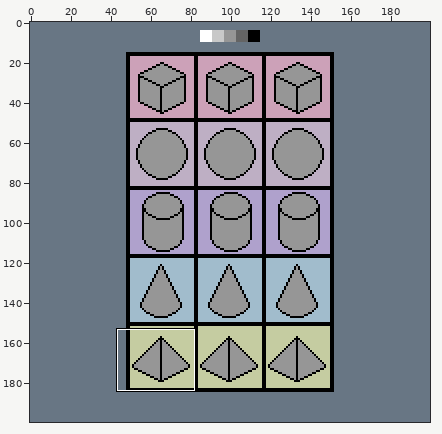
One commit to this pixel-art file: Pixel/LightDirection.aseprite. The picture above shows the old version from afar; the outline marks the close-up.
Close-up. As it was:
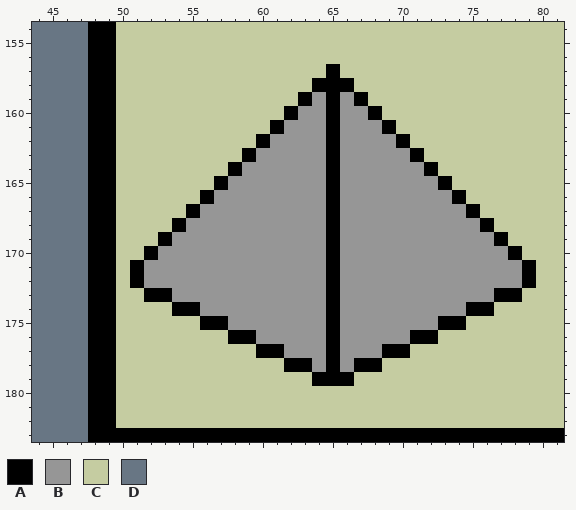
200x200 pixels, 1 frame. Shown: x 44..81, y 154..183. The commit also changed other parts of the picture, which this record leaves out.
Palette (. is transparent): A #000000  B #969696  C #c5cca1  D #687684
Pixels before, first column x 44:
154 DDDDAACCCCCCCCCCCCCCCCCCCCCCCCCCCCCCCC
155 DDDDAACCCCCCCCCCCCCCCCCCCCCCCCCCCCCCCC
156 DDDDAACCCCCCCCCCCCCCCCCCCCCCCCCCCCCCCC
157 DDDDAACCCCCCCCCCCCCCCACCCCCCCCCCCCCCCC
158 DDDDAACCCCCCCCCCCCCCAAACCCCCCCCCCCCCCC
159 DDDDAACCCCCCCCCCCCCABABACCCCCCCCCCCCCC
160 DDDDAACCCCCCCCCCCCABBABBACCCCCCCCCCCCC
161 DDDDAACCCCCCCCCCCABBBABBBACCCCCCCCCCCC
162 DDDDAACCCCCCCCCCABBBBABBBBACCCCCCCCCCC
163 DDDDAACCCCCCCCCABBBBBABBBBBACCCCCCCCCC
164 DDDDAACCCCCCCCABBBBBBABBBBBBACCCCCCCCC
165 DDDDAACCCCCCCABBBBBBBABBBBBBBACCCCCCCC
166 DDDDAACCCCCCABBBBBBBBABBBBBBBBACCCCCCC
167 DDDDAACCCCCABBBBBBBBBABBBBBBBBBACCCCCC
168 DDDDAACCCCABBBBBBBBBBABBBBBBBBBBACCCCC
169 DDDDAACCCABBBBBBBBBBBABBBBBBBBBBBACCCC
170 DDDDAACCABBBBBBBBBBBBABBBBBBBBBBBBACCC
171 DDDDAACABBBBBBBBBBBBBABBBBBBBBBBBBBACC
172 DDDDAACABBBBBBBBBBBBBABBBBBBBBBBBBBACC
173 DDDDAACCAABBBBBBBBBBBABBBBBBBBBBBAACCC
174 DDDDAACCCCAABBBBBBBBBABBBBBBBBBAACCCCC
175 DDDDAACCCCCCAABBBBBBBABBBBBBBAACCCCCCC
176 DDDDAACCCCCCCCAABBBBBABBBBBAACCCCCCCCC
177 DDDDAACCCCCCCCCCAABBBABBBAACCCCCCCCCCC
178 DDDDAACCCCCCCCCCCCAABABAACCCCCCCCCCCCC
179 DDDDAACCCCCCCCCCCCCCAAACCCCCCCCCCCCCCC
180 DDDDAACCCCCCCCCCCCCCCCCCCCCCCCCCCCCCCC
181 DDDDAACCCCCCCCCCCCCCCCCCCCCCCCCCCCCCCC
182 DDDDAACCCCCCCCCCCCCCCCCCCCCCCCCCCCCCCC
183 DDDDAAAAAAAAAAAAAAAAAAAAAAAAAAAAAAAAAA
Now the later version:
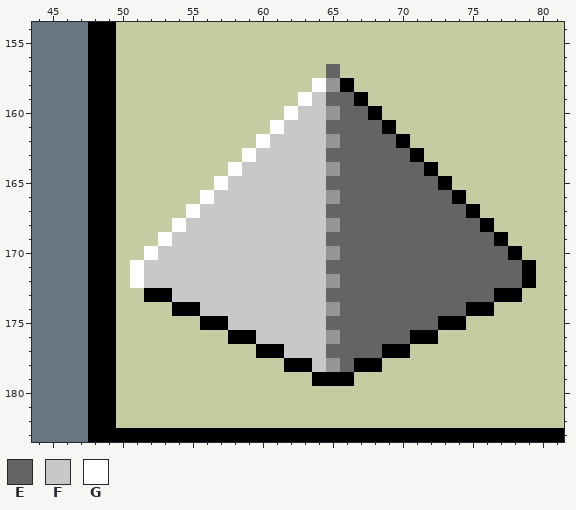
Colours new in this view: E #646464  F #c8c8c8  G #ffffff
Edits made:
Changed rows in their new state; - is an unchanged pixel.
Layer "Left":
first column x 51:
157 --------------E-------------
158 -------------GB-------------
159 ------------GFEE------------
160 -----------GFFBEE-----------
161 ----------GFFFEEEE----------
162 ---------GFFFFBEEEE---------
163 --------GFFFFFEEEEEE--------
164 -------GFFFFFFBEEEEEE-------
165 ------GFFFFFFFEEEEEEEE------
166 -----GFFFFFFFFBEEEEEEEE-----
167 ----GFFFFFFFFFEEEEEEEEEE----
168 ---GFFFFFFFFFFBEEEEEEEEEE---
169 --GFFFFFFFFFFFEEEEEEEEEEEE--
170 -GFFFFFFFFFFFFBEEEEEEEEEEEE-
171 GFFFFFFFFFFFFFEEEEEEEEEEEEEE
172 GFFFFFFFFFFFFFBEEEEEEEEEEEEE
173 ---FFFFFFFFFFFEEEEEEEEEEEE--
174 -----FFFFFFFFFBEEEEEEEEE----
175 -------FFFFFFFEEEEEEEE------
176 ---------FFFFFBEEEEE--------
177 -----------FFFEEEE----------
178 -------------FBE------------
Where, in picture pixels (left, top, right, bottom), the same in both close-ups:
changed: (130, 64, 522, 372)
